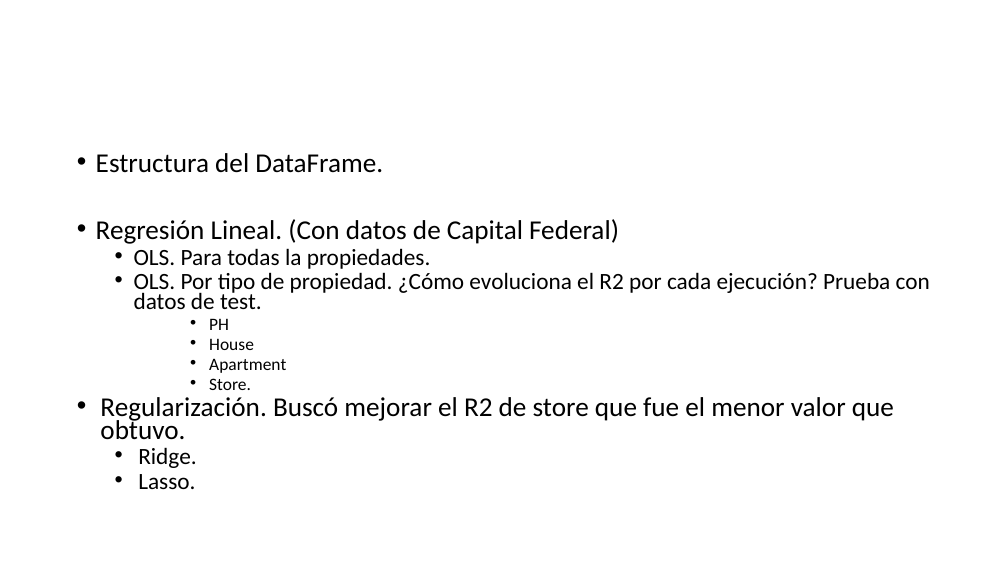
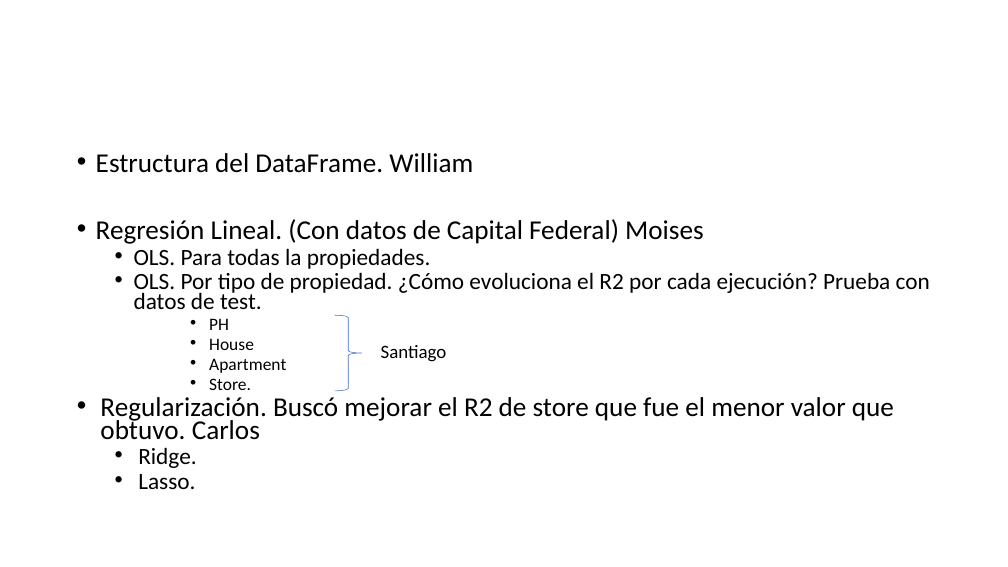
Before and after one commit to asasa293/limpieza_datos, a slide deck: slide 2 of TP2/TP2_GRUPO12.pptx. Drawn at 1008x567 pixels with LibreOffice and Linux fonts; fonts in the diff are those of the drawing. Boxes give left, top, right and bottom in pixels: in the first picture for what was removed or moved away, otherwise in the second. Text is boxed around its words. In the diff, an @@ line names an element or a change of style, - is before the commit and + after.

Commit message:
ppt2

```diff
--- a/TP2/TP2_GRUPO12.pptx
+++ b/TP2/TP2_GRUPO12.pptx
@@ text at <box>96,153,704,244</box>: text changed @@
-• Estructura del DataFrame.
-• Regresión Lineal. (Con datos de Capital Federal)
+• Estructura del DataFrame. William
+• Regresión Lineal. (Con datos de Capital Federal) Moises
@@ right brace added at <box>335,315,362,391</box>, outline #4472C4 0.5 pt @@
@@ text added at <box>381,345,447,362</box>, 18 pt, text #000000 @@
+Santiago
@@ text at <box>100,397,894,440</box>: text changed @@
-      • Regularización. Buscó mejorar el R2 de store que fue el menor valor que obtuvo.
+      • Regularización. Buscó mejorar el R2 de store que fue el menor valor que obtuvo. Carlos
```
